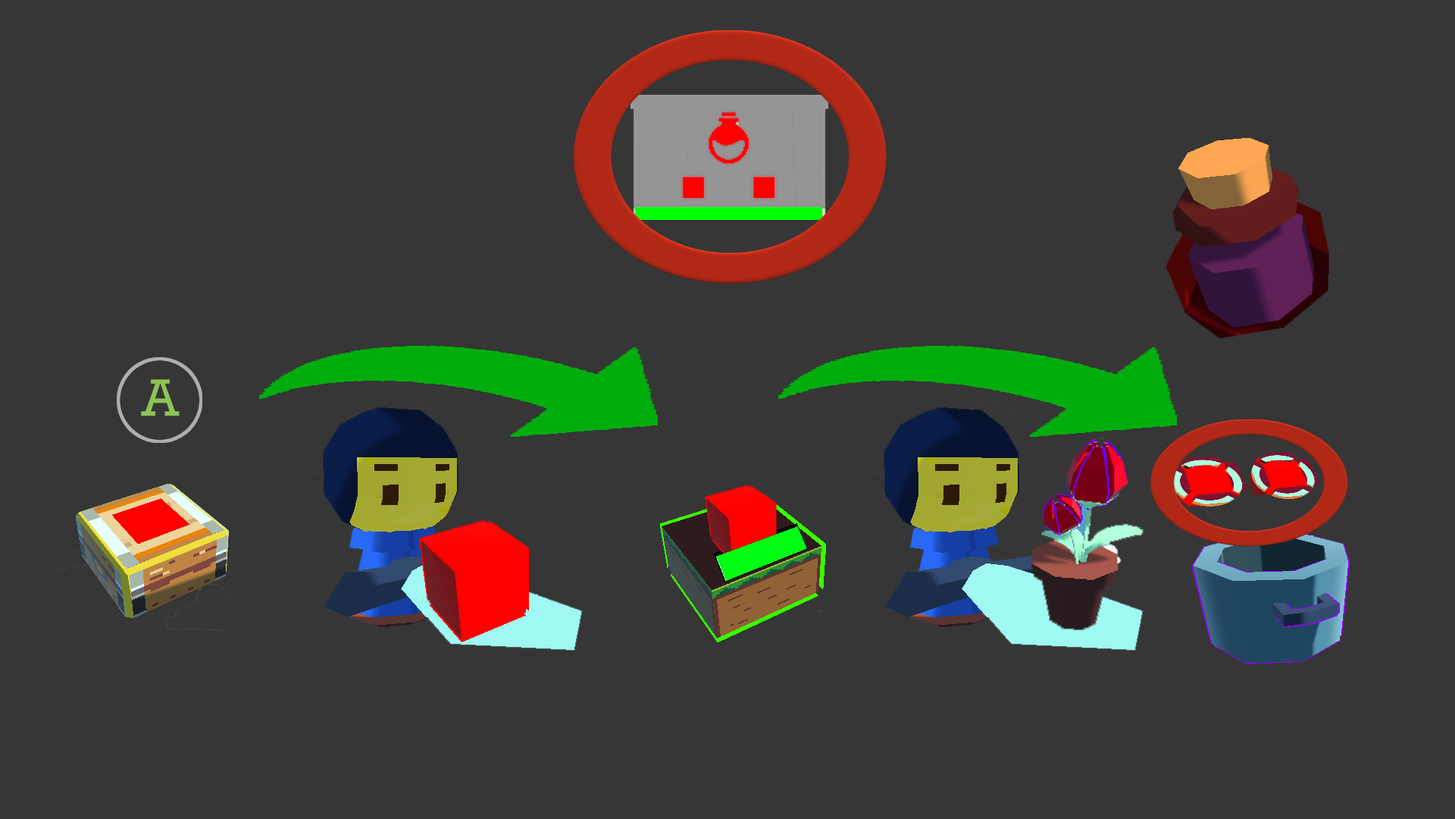
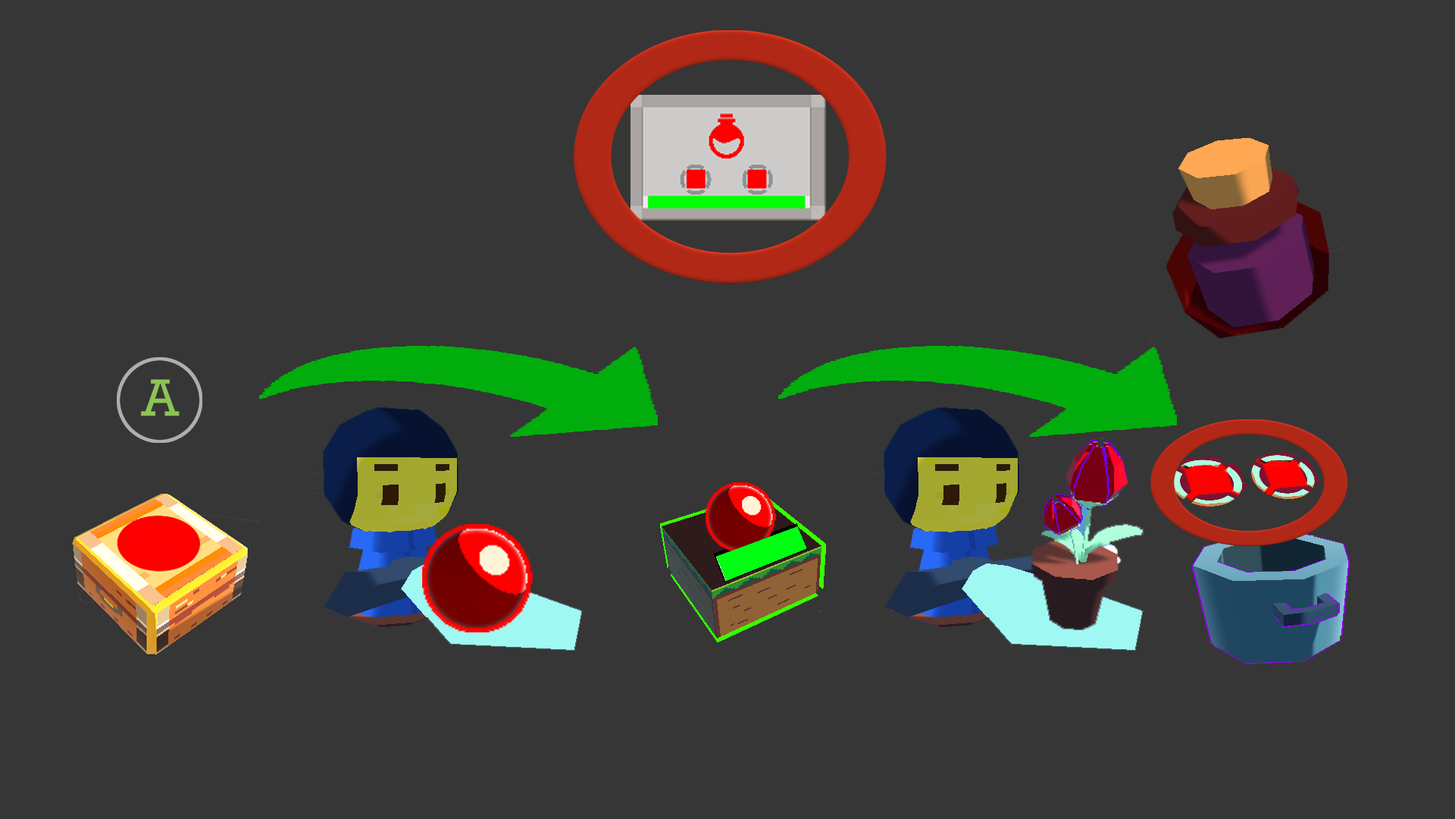
Layered file, before and after one edit (1455x819). Changes by layer:
added layer "RedSeed" above "68747470733a2f2f662e636c6f75642e6769746875622e636f6d2f6173736574732f33353338353…" over [422, 523, 533, 633]
hid "Seed copy" over [679, 485, 777, 554]
added layer "OrderMenu" (1st of 2) above "OrderMenu" over [630, 94, 827, 221]
added layer "SeedCrate" above "RedSeed copy" over [71, 492, 261, 656]
added layer "RedSeed copy" above "Pot" over [705, 482, 777, 552]
hid "Chest" over [56, 483, 239, 631]
painted on "Seed copy 3" over [1249, 459, 1266, 497]
painted on "Seed copy 2" over [1178, 461, 1240, 507]
hid "Seed" over [378, 519, 540, 643]
hid "Order" over [630, 94, 829, 220]
